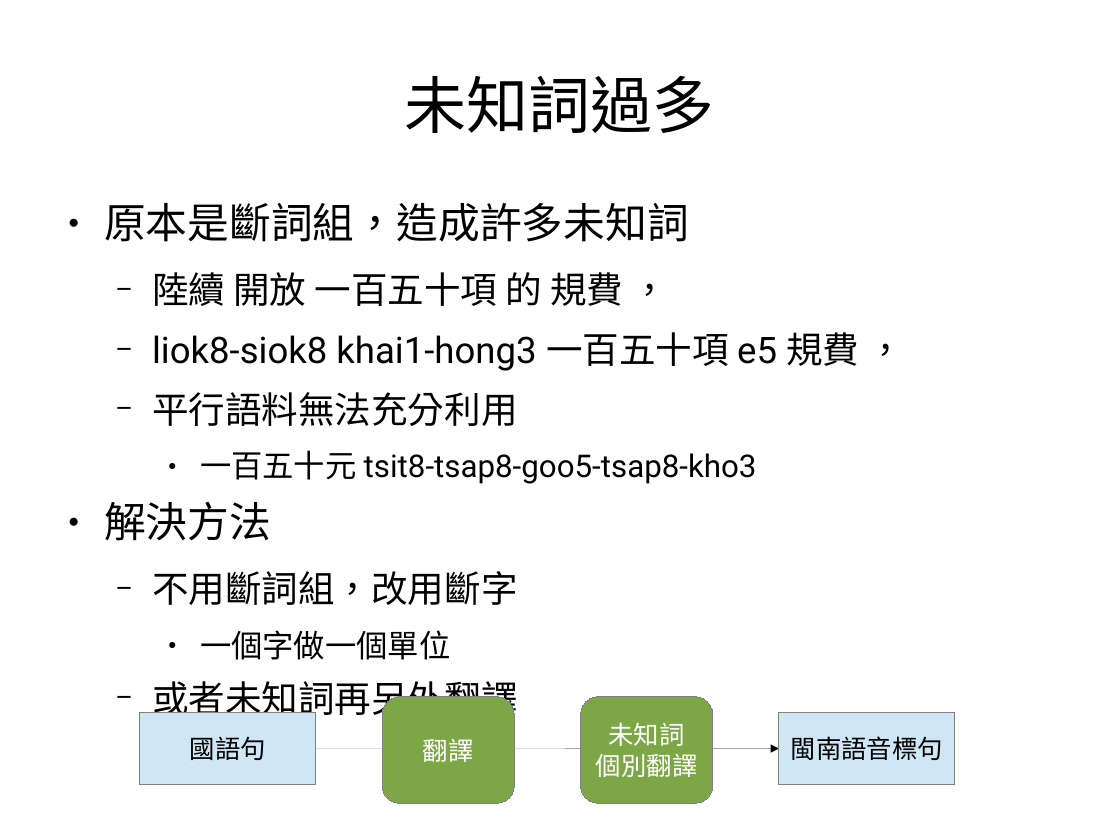
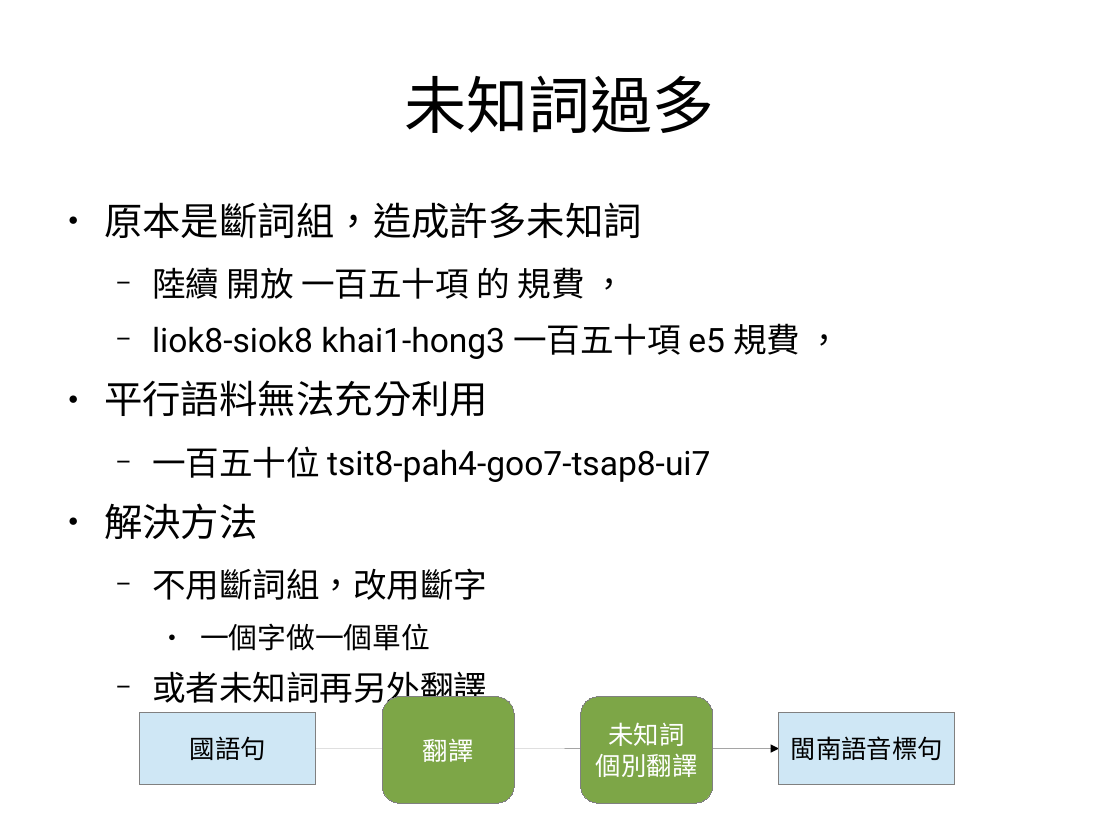
Before and after one commit to sih4sing5hong5/po3-ko3_tau5-iann2-phinn3, a slide deck: slide 7 of 翻譯報告.odp. Drawn at 1120x840 pixels with LibreOffice and Linux fonts; fonts in the diff are those of the drawing. Boxes give left, top, right and bottom in pixels: in the first picture for what was removed or moved away, otherwise in the second. Text is boxed around its words. In the diff, an @@ line names an element or a change of style, - is before the commit and + after.

```diff
--- a/翻譯報告.odp
+++ b/翻譯報告.odp
@@ text at <box>104,202,800,709</box>: size 29.6 to 27.2 pt in "原本是斷詞組，造成許多未知詞", "解決方法"; size 25.9 to 23.8 pt in "陸續 開放 一百五十項 的 規費 ，", "liok8-siok8 khai1-hong3 一百五十項 e5 規費 ，", "不用斷詞組，改用斷字", "或者未知詞再另外翻譯"; size 25.9 to 27.2 pt in "平行語料無法充分利用"; size 22.2 to 20.4 pt in "一個字做一個單位"; bullet − to ●; list level 2 to 1 in "平行語料無法充分利用" @@
@@ text at <box>152,446,710,482</box>: text changed; size 22.2 to 23.8 pt @@
-    ● 一百五十元 tsit8-tsap8-goo5-tsap8-kho3
+  − 一百五十位 tsit8-pah4-goo7-tsap8-ui7
```
Also in this commit, not shown: 3 other slides changed.
